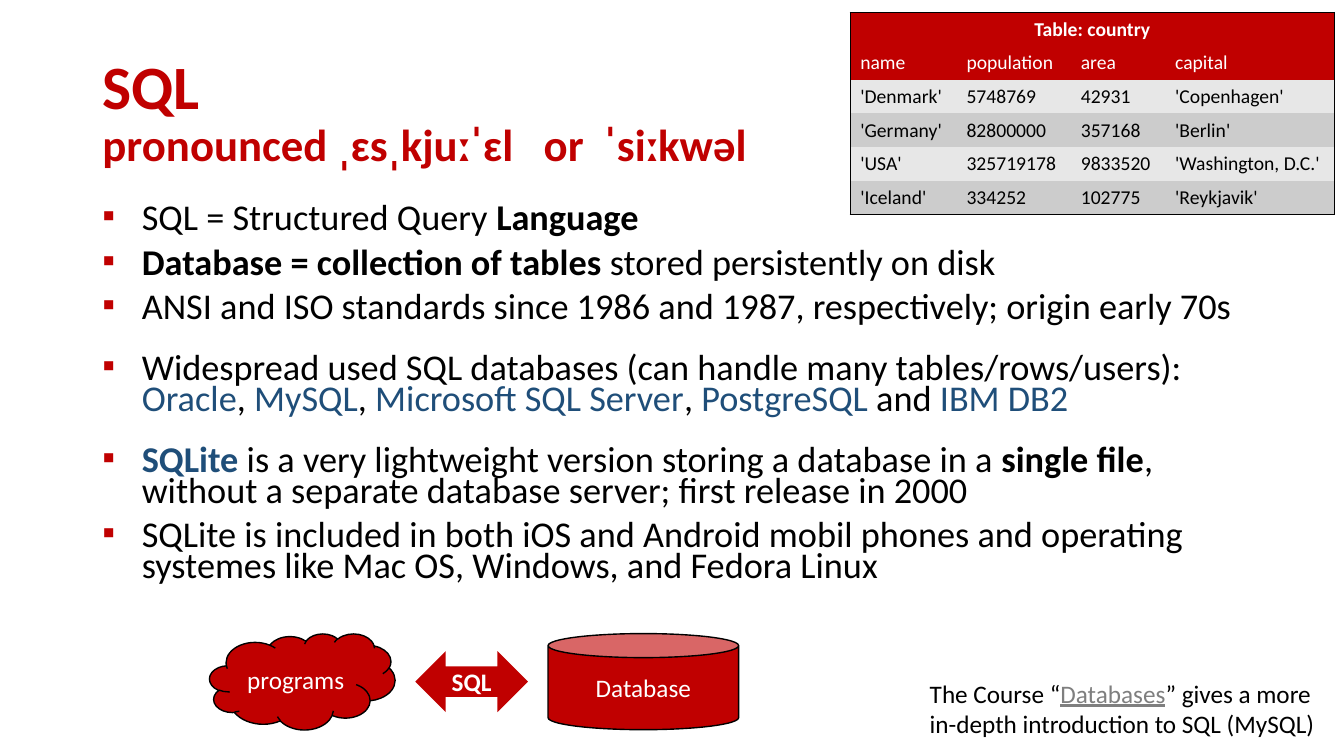
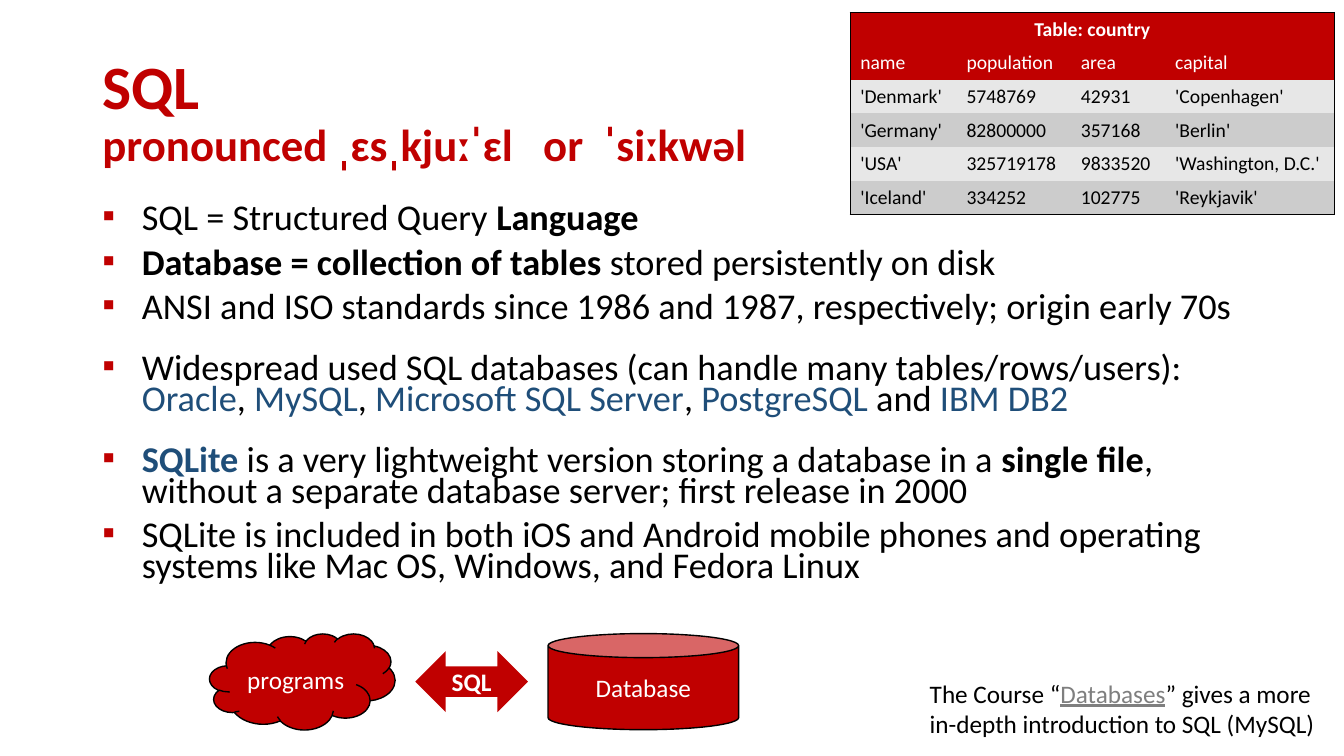
Before and after one commit to gsbrodal/gsbrodal.github.io, a slide deck: slide 4 of ipsa/slides/pandas.pptx (slide 3 before the commit). Drawn at 1344x756 pixels with LibreOffice and Linux fonts; fonts in the diff are those of the drawing. Boxes give left, top, right and bottom in pixels: in the first picture for what was removed or moved away, otherwise in the second. Text is boxed around its words. In the diff, an @@ line names an element or a change of style, - is before the commit and + after.

```diff
--- a/ipsa/slides/pandas.pptx
+++ b/ipsa/slides/pandas.pptx
@@ text at [142,521,1200,584]: text changed @@
-▪ SQLite is included in both iOS and Android mobil phones and operating systemes like Mac OS, Windows, and Fedora Linux
+▪ SQLite is included in both iOS and Android mobile phones and operating systems like Mac OS, Windows, and Fedora Linux
```
Also in this commit, not shown: 3 other slides changed, 2 slides added, 4 other files.
